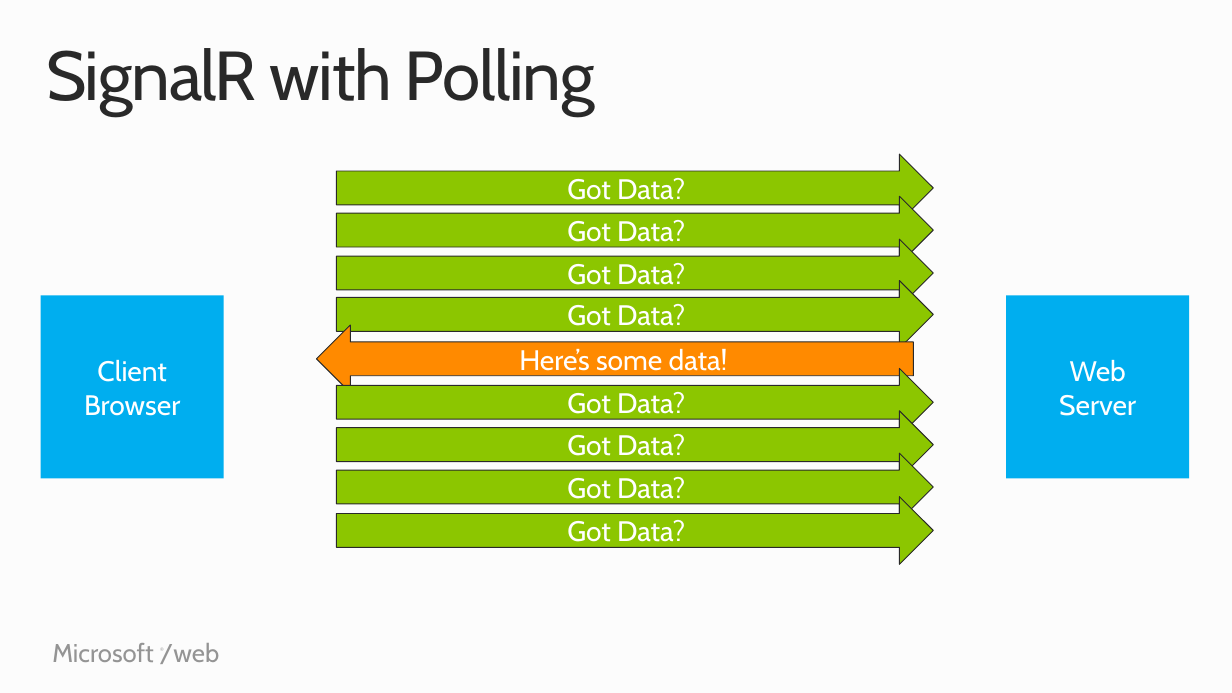
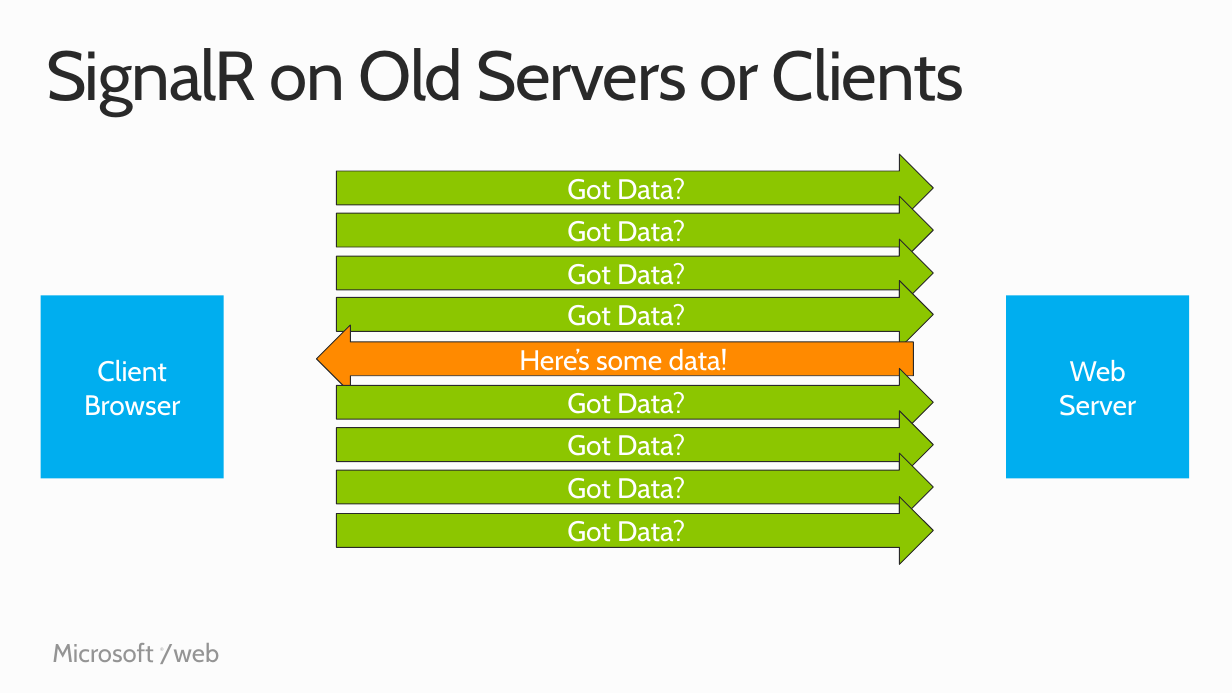
Before and after one commit to Microsoft-Web/PRESENTATION-RealtimeCommunicationsWithSignalR, a slide deck: slide 7 of RealtimeCommunicationsWithSignalR.pptx. Drawn at 1232x693 pixels with LibreOffice and Linux fonts; fonts in the diff are those of the drawing. Boxes give left, top, right and bottom in pixels: in the first picture for what was removed or moved away, otherwise in the second. Text is boxed around its words. In the diff, an @@ line names an element or a change of style, - is before the commit and + after.

```diff
--- a/RealtimeCommunicationsWithSignalR.pptx
+++ b/RealtimeCommunicationsWithSignalR.pptx
@@ title at [46,48,964,116]: text changed @@
-SignalR with Polling
+SignalR on Old Servers or Clients
```
Also in this commit, not shown: 3 other slides changed, 1 slide added.
